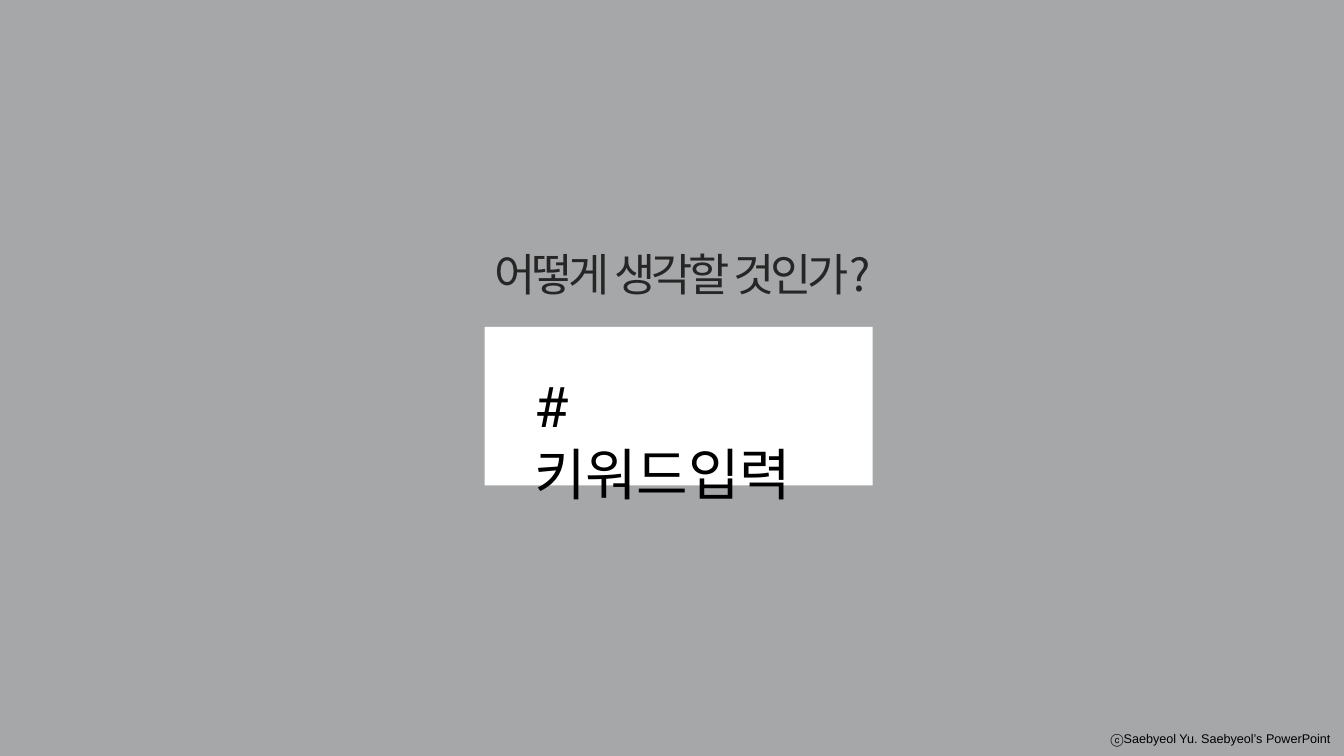
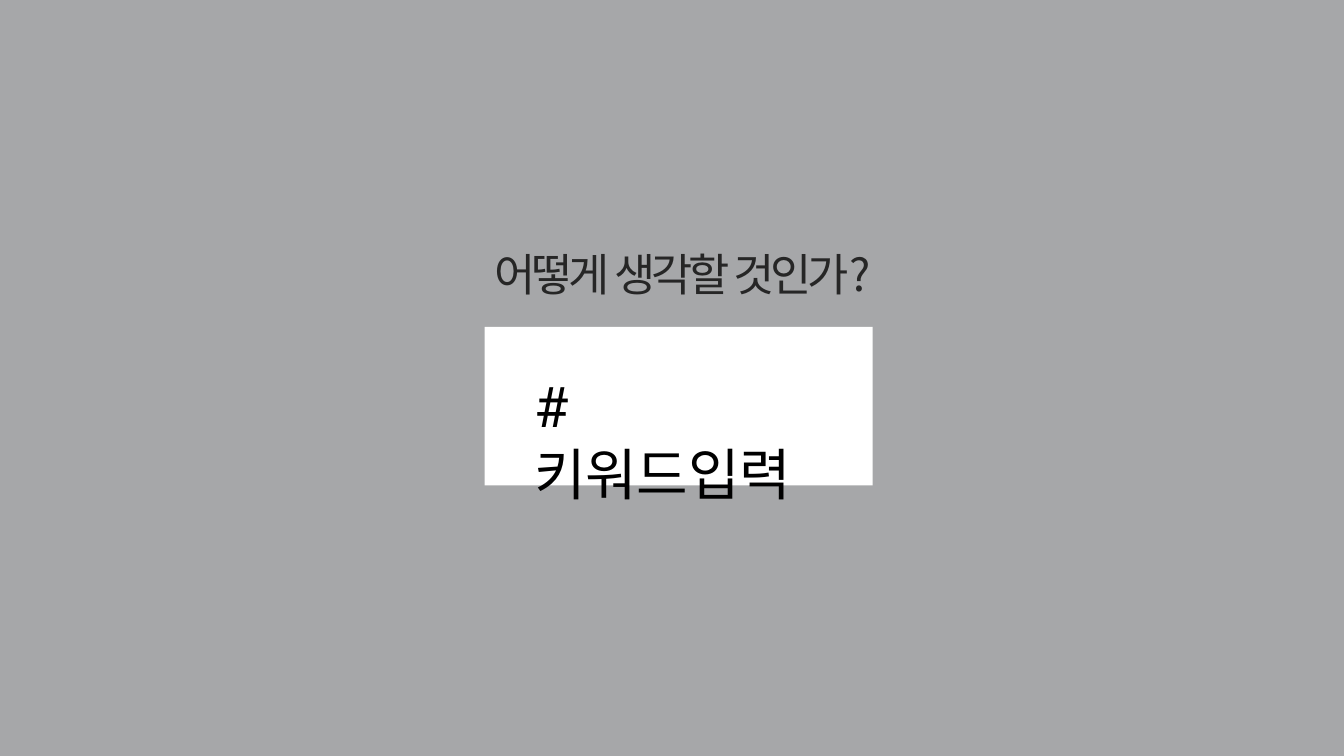
Before and after one commit to yonggyu01/mybabyari, a slide deck: slide 32 of 이거로할까.pptx (slide 24 before the commit). Drawn at 1344x756 pixels with LibreOffice and Linux fonts; fonts in the diff are those of the drawing. Boxes give left, top, right and bottom in pixels: in the first picture for what was removed or moved away, otherwise in the second. Text is boxed around its words. In the diff, an @@ line names an element or a change of style, - is before the commit and + after.

```diff
--- a/이거로할까.pptx
+++ b/이거로할까.pptx
@@ rectangle added at bbox=[1098, 725, 1344, 756], fill #A6A7A9 @@
```
Also in this commit, not shown: 16 other slides changed, 12 slides added, 4 slides removed.
